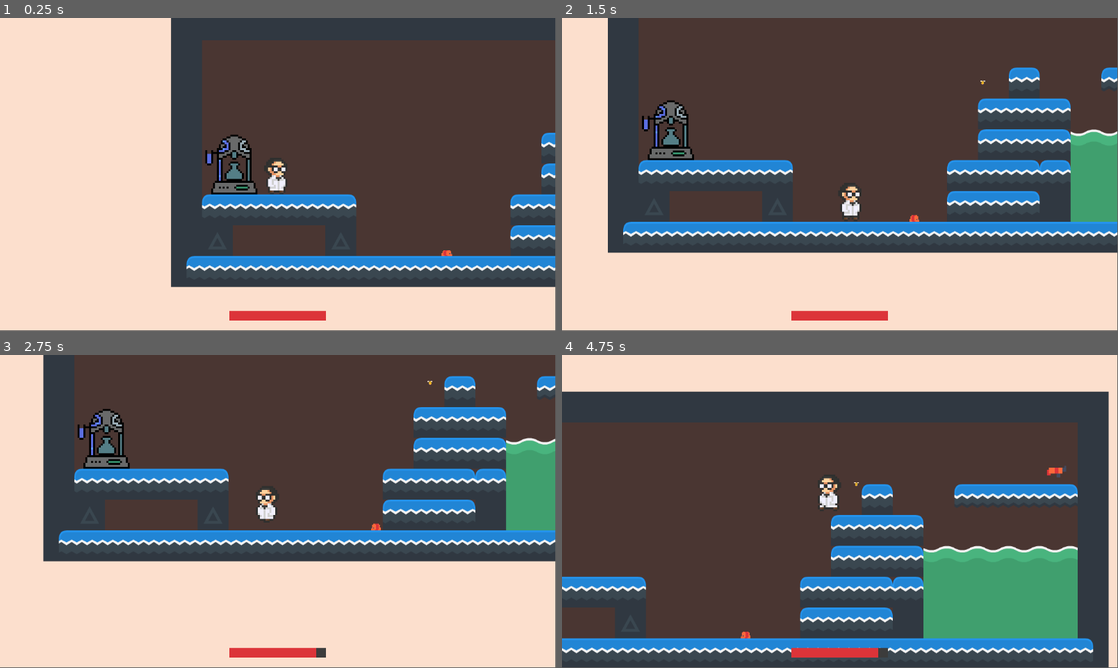
Above: before the commit, frames 1-4 (two rows, left to right).
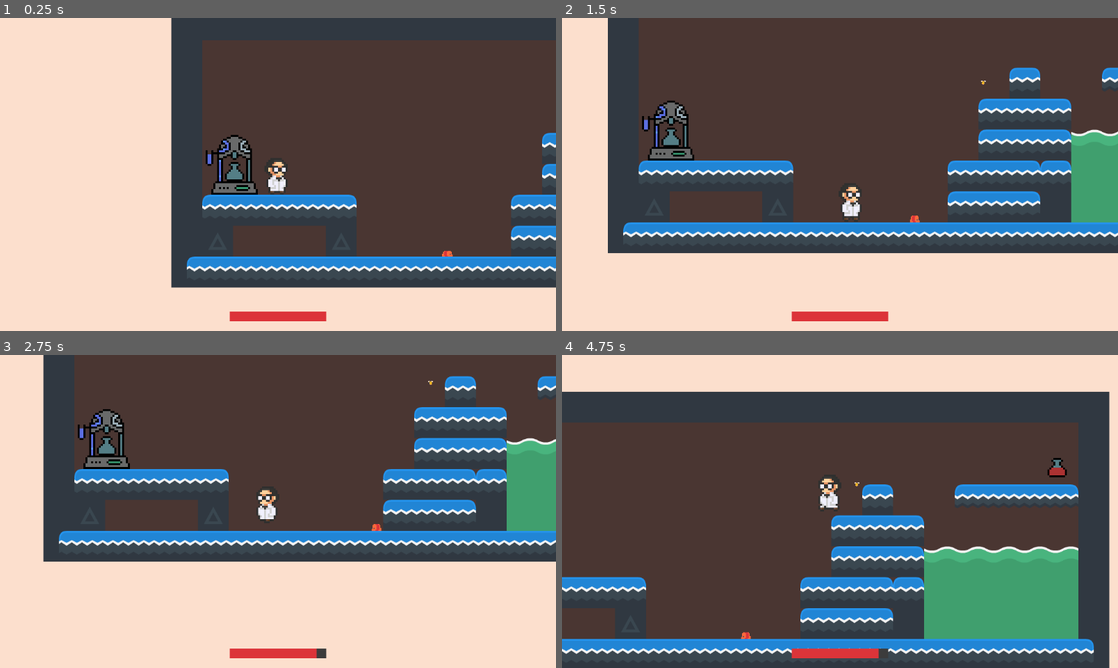
Above: after the commit, the same moments.

Repository: conor-wilson/dr-shrink
Game: Godot game, scene res://scenes/main.tscn
The game is run twice, just before and just after one commit, with the same random seed, the same clock (stepped at 60 frames per second) and the same inputs. Sound files missing from this copy of the repository are replaced by a short silence.
Inputs:
- Up to frame 1 (0.25 s): no input
- Up to frame 2 (1.5 s): hold Right (Right) from 0.53 s (still down); tap Space (Shoot) at 0.6 s; tap W (Jump) at 0.77 s; tap Down (Shrink) at 1.35 s
- Up to frame 3 (2.75 s): tap W (Jump) at 1.52 s; release Right (Right) at 2.03 s; hold Left (Left) from 2.03 s (still down); tap Space (Shoot) at 2.1 s
- Up to frame 4 (4.75 s): release Left (Left) at 2.78 s; hold Right (Right) 2.78-4.28 s; tap Down (Shrink) at 2.85, 4.35 s; tap W (Jump) at 3.02, 3.77, 4.52 s; tap Space (Shoot) at 3.6 s; hold Left (Left) from 4.28 s (still down)
In our replay, the window is 799x449 before the commit and 800x450 after it. These sizes can differ from the game's own. Grey fills any space a smaller window leaves; there, only what the larger window draws over its background counts as a difference.

The runs differ from the first frame. In frame 1, 2.2% of the frame differs, in the area x 30-100%, y 0-97%; in frame 2, 2.5%; in frame 3, 2.3%; in frame 4, 3.5%, in the area x 0-100%, y 0-100%.

Commit message:
Refactored Gun item to use the red potion sprite

Diff:
--- a/shrinker/shrinker/project.godot
+++ b/shrinker/shrinker/project.godot
@@ -14,6 +14,10 @@
 run/main_scene="res://scenes/main.tscn"
 config/features=PackedStringArray("4.3", "Forward Plus")
 config/icon="res://icon.svg"
+
+[display]
+
+window/stretch/mode="viewport"
 
 [input]
 
--- a/shrinker/shrinker/scenes/entities/gun.tscn
+++ b/shrinker/shrinker/scenes/entities/gun.tscn
@@ -1,11 +1,11 @@
 [gd_scene load_steps=5 format=3 uid="uid://dcl1vx7un8iwa"]
 
 [ext_resource type="Script" path="res://scenes/entities/gun.gd" id="1_3sqi5"]
-[ext_resource type="Texture2D" uid="uid://cnq42nqqkw3dy" path="res://graphics/player/gun/gun.png" id="1_5eefc"]
+[ext_resource type="Texture2D" uid="uid://cqop0e77mjs3x" path="res://graphics/custom/PotionProjectileRed-Sheet.png" id="2_du7x5"]
 [ext_resource type="AudioStream" uid="uid://c1p4badr56mpo" path="res://audio/power_up_01.ogg" id="3_exp5w"]
 
 [sub_resource type="RectangleShape2D" id="RectangleShape2D_twyhu"]
-size = Vector2(40, 16)
+size = Vector2(32, 36)
 
 [node name="Gun" type="Area2D"]
 collision_layer = 8
@@ -14,9 +14,11 @@
 
 [node name="Sprite2D" type="Sprite2D" parent="."]
 scale = Vector2(4, 4)
-texture = ExtResource("1_5eefc")
+texture = ExtResource("2_du7x5")
+hframes = 8
 
 [node name="CollisionShape2D" type="CollisionShape2D" parent="."]
+position = Vector2(0, 2)
 shape = SubResource("RectangleShape2D_twyhu")
 
 [node name="CollectSound" type="AudioStreamPlayer2D" parent="."]
--- a/shrinker/shrinker/scenes/levels/level.tscn
+++ b/shrinker/shrinker/scenes/levels/level.tscn
@@ -66,7 +66,7 @@
 [node name="Items" type="Node2D" parent="."]
 
 [node name="Gun" parent="Items" instance=ExtResource("5_oude2")]
-position = Vector2(1236, 171)
+position = Vector2(1236, 162)
 float_amplitude = 20.0
 
 [node name="BeePathPoints" type="Node2D" parent="."]
